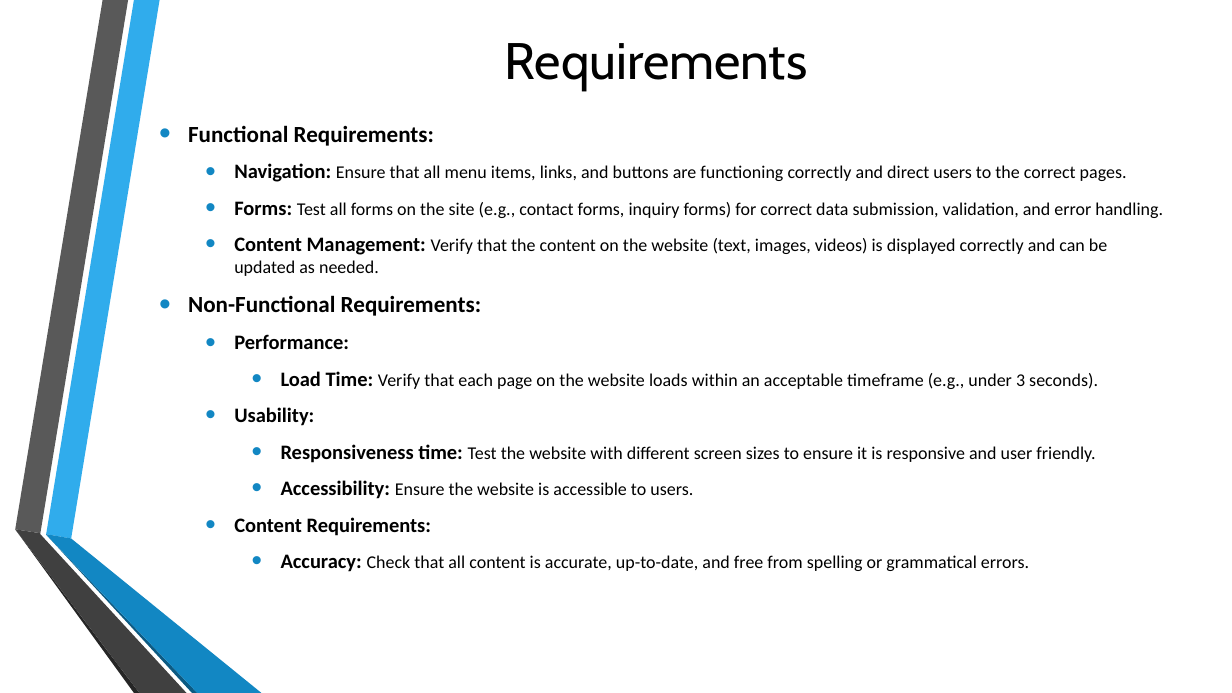
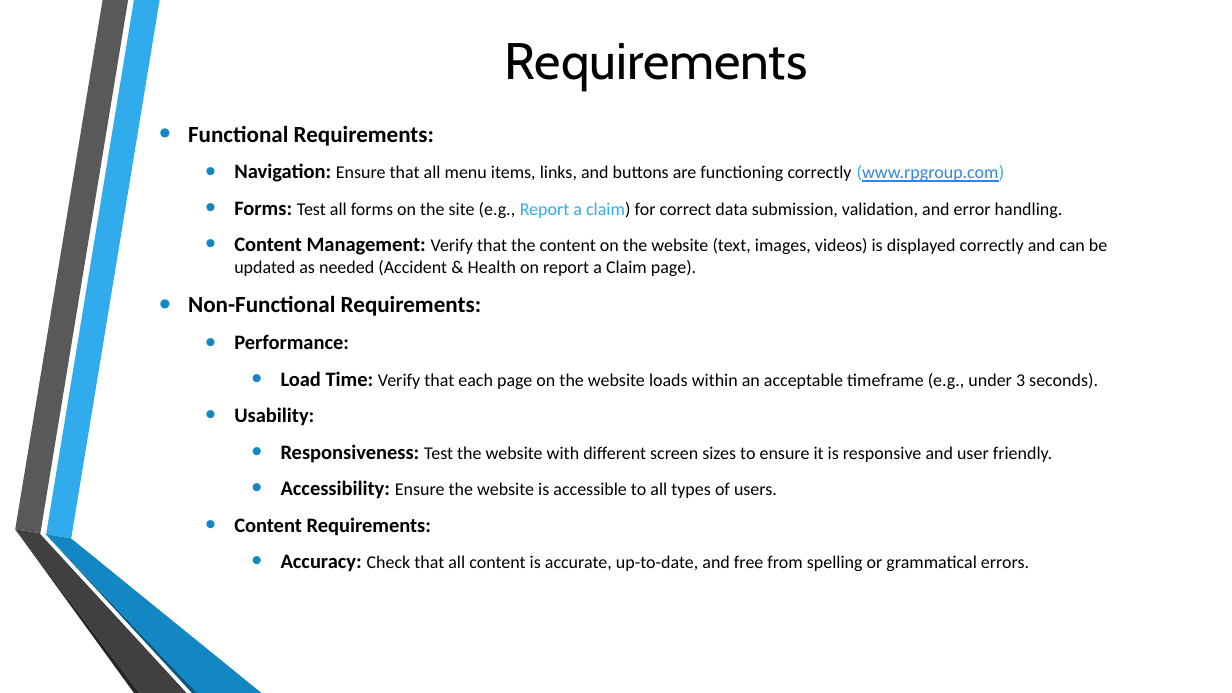
Before and after one commit to rohinitornal/riskpoint, a slide deck: slide 3 of SW Test Demo.pptx (slide 4 before the commit). Drawn at 1232x693 pixels with LibreOffice and Linux fonts; fonts in the diff are those of the drawing; background and template pictures are left out. Boxes give left, top, right and bottom in pixels: in the first picture for what was removed or moved away, otherwise in the second. Text is boxed around its words. In the diff, an @@ line names an element or a change of style, - is before the commit and + after.

```diff
--- a/SW Test Demo.pptx
+++ b/SW Test Demo.pptx
@@ text at (x1=234, y1=163, x2=1107, y2=276): text changed @@
-  • Navigation: Ensure that all menu items, links, and buttons are functioning correctly and direct users to the correct pages.
-  • Forms: Test all forms on the site (e.g., contact forms, inquiry forms) for correct data submission, validation, and error handling.
-  • Content Management: Verify that the content on the website (text, images, videos) is displayed correctly and can be updated as needed.
+  • Navigation: Ensure that all menu items, links, and buttons are functioning correctly (www.rpgroup.com)
+  • Forms: Test all forms on the site (e.g., Report a claim) for correct data submission, validation, and error handling.
+  • Content Management: Verify that the content on the website (text, images, videos) is displayed correctly and can be updated as needed (Accident & Health on report a Claim page).
@@ text at (x1=281, y1=444, x2=1052, y2=499): text changed @@
-    • Responsiveness time: Test the website with different screen sizes to ensure it is responsive and user friendly.
-    • Accessibility: Ensure the website is accessible to users.
+    • Responsiveness: Test the website with different screen sizes to ensure it is responsive and user friendly.
+    • Accessibility: Ensure the website is accessible to all types of users.
```
Also in this commit, not shown: 6 other slides changed, 3 slides added, 3 slides removed, 7 other files.
